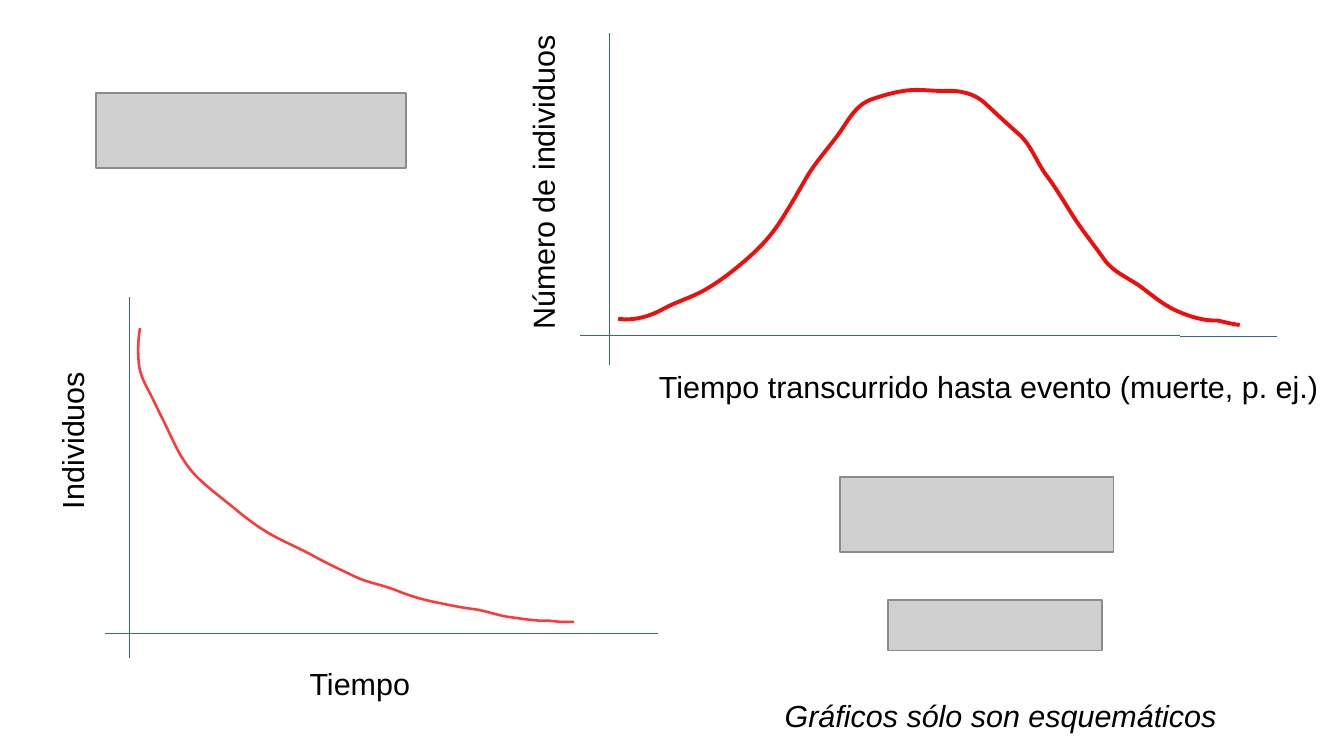
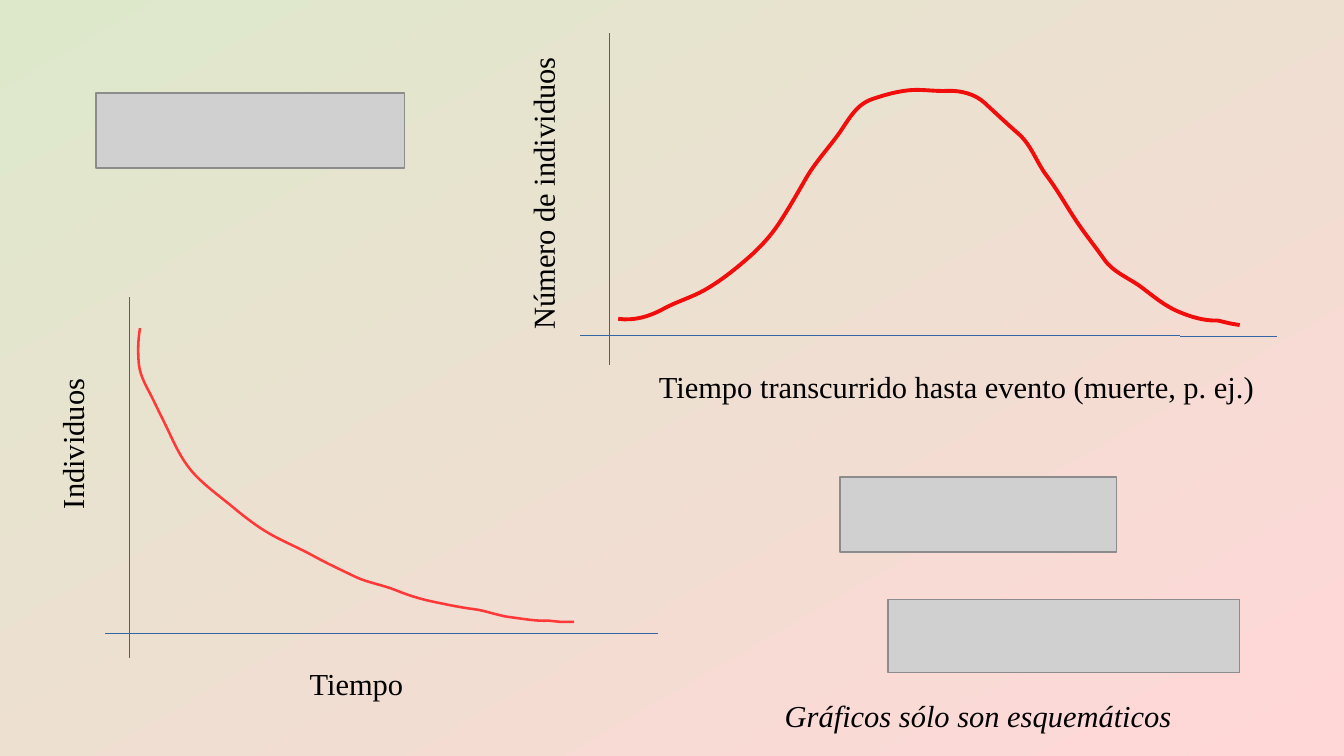
Before and after one commit to gerardommc/Ecologia-Teorica-II, a slide deck: slide 17 of Nicho/Caso-demografico.odp (slide 16 before the commit). Drawn at 1344x756 pixels with LibreOffice and Linux fonts; fonts in the diff are those of the drawing; grey boxes stand for pictures; background and template pictures are left out. Boxes give left, top, right and bottom in pixels: in the first picture for what was removed or moved away, otherwise in the second. Text is boxed around its words. In the diff, an @@ line names an element or a change of style, - is before the commit and + after.

```diff
--- a/Nicho/Caso-demografico.odp
+++ b/Nicho/Caso-demografico.odp
@@ background #FFFFFF to gradient #DDE8CB to #FFD7D7 @@
@@ font Arial to Times New Roman in 5 elements at [310, 675, 404, 702], [659, 377, 1254, 404], [785, 705, 1171, 733], [528, 70, 562, 327], [57, 392, 91, 505] @@
@@ text "Individuos": place and size @@
-text "Individuos" at [57, 385, 91, 505]
+text "Individuos" at [57, 392, 91, 505]
@@ picture: place and size @@
-picture at [888, 600, 1103, 651]
+picture at [888, 600, 1239, 673]
```
Also in this commit, not shown: 20 other slides changed, 2 slides added, 1 slide removed, 4 other files.
